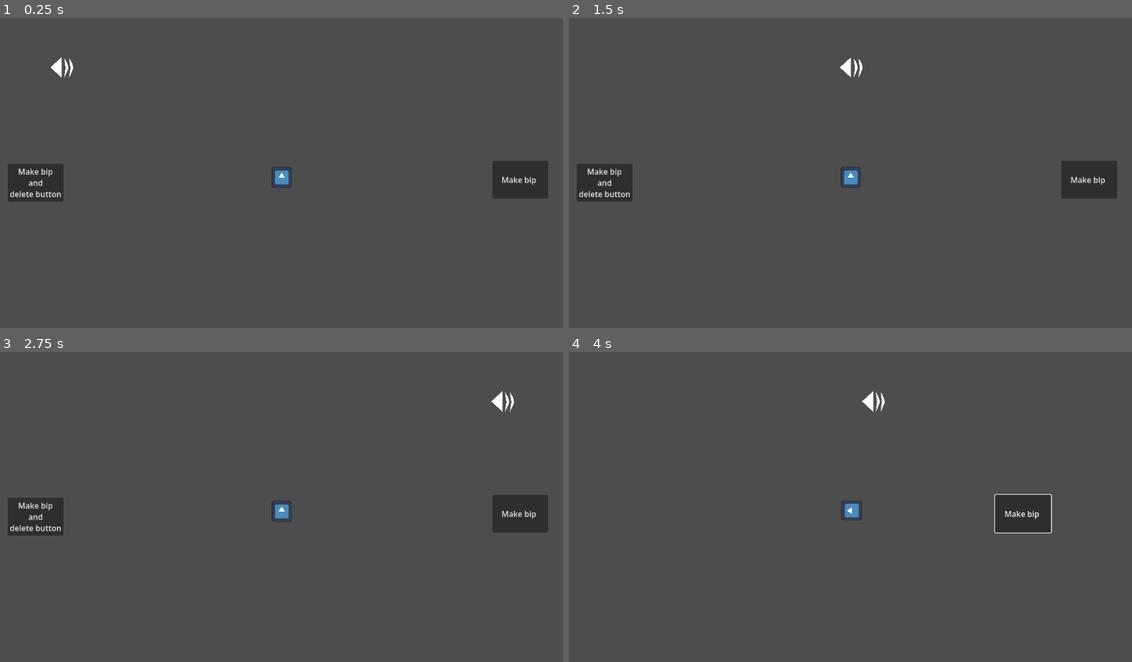
Above: before the commit, frames 1-4 (two rows, left to right).
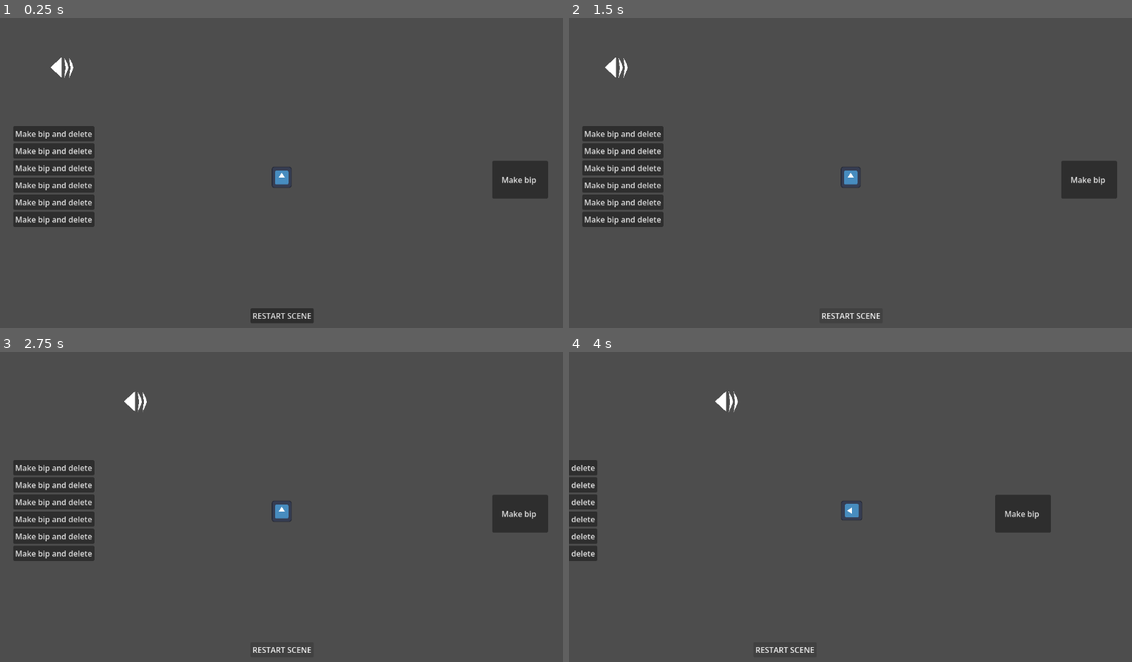
Above: after the commit, the same moments.

Repository: eliasescalante/GJ_godot_2026
Game: Godot game, scene res://src/scenes/world/world_test_driann/drian_test.tscn
The game is run twice, just before and just after one commit, with the same random seed, the same clock (stepped at 60 frames per second) and the same inputs. This scene is started directly instead of the project's main scene. The engine's default icon, where the game draws it, is replaced by a stand-in: a white triangle on a blue panel in a dark square. Sound files missing from this copy of the repository are replaced by a short silence.
Inputs (mouse positions are in pixels of both pictures, inside the frame that each line leads up to):
- Up to frame 1 (0.25 s): no input
- Up to frame 2 (1.5 s): click "Make bip" at 0.5 s; click (850, 315) at 1.25 s, where only the run after the commit has a clickable "RESTART SCENE"
- Up to frame 3 (2.75 s): click (281, 649) at 2 s, where only the run after the commit has a clickable "RESTART SCENE"
- Up to frame 4 (4 s): click (850, 649) at 2.75 s, where only the run after the commit has a clickable "RESTART SCENE"; hold Right (ui_right) from 3.53 s (still down)

The runs differ from the first frame. In frame 1, 3.9% of the frame differs, in the area x 1-56%, y 34-99%; in frame 2, 3.7%; in frame 3, 3.7%; in frame 4, 1.8%.

Commit message:
audio manager listo y testeado

Diff:
--- a/src/scenes/world/world_test_driann/button.gd
+++ b/src/scenes/world/world_test_driann/button.gd
@@ -3,12 +3,13 @@
 @export var bip_sfx: AudioStreamPlayer2D
 @export var delete_on_pressed: bool
 @export var play_detached: bool
+@export var sfx_start_offset: float = 1.5
 
 func _on_pressed() -> void:
 
 	if play_detached:
-		AudioManager.play_detached_2d_sfx(bip_sfx, global_position)
+		AudioManager.play_detached_2d_sfx(bip_sfx, global_position, sfx_start_offset)
 	else:
-		bip_sfx.play(2)
+		bip_sfx.play(sfx_start_offset)
 
 	if delete_on_pressed: queue_free()
--- a/src/scenes/world/world_test_driann/drian_test.tscn
+++ b/src/scenes/world/world_test_driann/drian_test.tscn
@@ -50,6 +50,15 @@
 	play()
 "
 
+[sub_resource type="GDScript" id="GDScript_2g6n6"]
+resource_name = "restart biutton"
+script/source = "extends Button
+
+
+func _on_pressed() -> void:
+	get_tree().reload_current_scene()
+"
+
 [node name="DrianTest" type="Node" unique_id=413712403]
 
 [node name="Player" parent="." unique_id=2066801081 instance=ExtResource("1_1m823")]
@@ -80,20 +89,102 @@
 position = Vector2(40, 1)
 polygon = PackedVector2Array(-8, 0, -11, -10, -17, -21, -14, 0, -17, 21, -12, 10)
 
-[node name="ButtonLeft" type="Button" parent="." unique_id=735686070 node_paths=PackedStringArray("bip_sfx")]
-offset_left = -560.0
-offset_top = -26.0
-offset_right = -446.0
-offset_bottom = 51.0
-text = "Make bip
-and
-delete button"
-script = ExtResource("2_3tqu7")
-bip_sfx = NodePath("TestBid2D")
-delete_on_pressed = true
-play_detached = true
-
-[node name="TestBid2D" type="AudioStreamPlayer2D" parent="ButtonLeft" unique_id=834390917]
+[node name="VBoxContainer" type="VBoxContainer" parent="." unique_id=1288373812]
+offset_left = -549.0
+offset_top = -103.0
+offset_right = -383.0
+offset_bottom = 136.0
+
+[node name="ButtonLeft" type="Button" parent="VBoxContainer" unique_id=735686070 node_paths=PackedStringArray("bip_sfx")]
+layout_mode = 2
+text = "Make bip and delete"
+script = ExtResource("2_3tqu7")
+bip_sfx = NodePath("TestBid2D")
+delete_on_pressed = true
+play_detached = true
+sfx_start_offset = 2.0
+
+[node name="TestBid2D" type="AudioStreamPlayer2D" parent="VBoxContainer/ButtonLeft" unique_id=834390917]
+stream = ExtResource("2_npas0")
+volume_db = 15.668
+pitch_scale = 4.0
+attenuation = 12.125693
+panning_strength = 3.0
+
+[node name="ButtonLeft2" type="Button" parent="VBoxContainer" unique_id=373053555 node_paths=PackedStringArray("bip_sfx")]
+layout_mode = 2
+text = "Make bip and delete"
+script = ExtResource("2_3tqu7")
+bip_sfx = NodePath("TestBid2D")
+delete_on_pressed = true
+play_detached = true
+sfx_start_offset = 2.0
+
+[node name="TestBid2D" type="AudioStreamPlayer2D" parent="VBoxContainer/ButtonLeft2" unique_id=55024430]
+stream = ExtResource("2_npas0")
+volume_db = 15.668
+pitch_scale = 4.0
+attenuation = 12.125693
+panning_strength = 3.0
+
+[node name="ButtonLeft3" type="Button" parent="VBoxContainer" unique_id=53701224 node_paths=PackedStringArray("bip_sfx")]
+layout_mode = 2
+text = "Make bip and delete"
+script = ExtResource("2_3tqu7")
+bip_sfx = NodePath("TestBid2D")
+delete_on_pressed = true
+play_detached = true
+sfx_start_offset = 2.0
+
+[node name="TestBid2D" type="AudioStreamPlayer2D" parent="VBoxContainer/ButtonLeft3" unique_id=1463191370]
+stream = ExtResource("2_npas0")
+volume_db = 15.668
+pitch_scale = 4.0
+attenuation = 12.125693
+panning_strength = 3.0
+
+[node name="ButtonLeft4" type="Button" parent="VBoxContainer" unique_id=806944062 node_paths=PackedStringArray("bip_sfx")]
+layout_mode = 2
+text = "Make bip and delete"
+script = ExtResource("2_3tqu7")
+bip_sfx = NodePath("TestBid2D")
+delete_on_pressed = true
+play_detached = true
+sfx_start_offset = 2.0
+
+[node name="TestBid2D" type="AudioStreamPlayer2D" parent="VBoxContainer/ButtonLeft4" unique_id=1288973437]
+stream = ExtResource("2_npas0")
+volume_db = 15.668
+pitch_scale = 4.0
+attenuation = 12.125693
+panning_strength = 3.0
+
+[node name="ButtonLeft5" type="Button" parent="VBoxContainer" unique_id=137141035 node_paths=PackedStringArray("bip_sfx")]
+layout_mode = 2
+text = "Make bip and delete"
+script = ExtResource("2_3tqu7")
+bip_sfx = NodePath("TestBid2D")
+delete_on_pressed = true
+play_detached = true
+sfx_start_offset = 2.0
+
+[node name="TestBid2D" type="AudioStreamPlayer2D" parent="VBoxContainer/ButtonLeft5" unique_id=1819630800]
+stream = ExtResource("2_npas0")
+volume_db = 15.668
+pitch_scale = 4.0
+attenuation = 12.125693
+panning_strength = 3.0
+
+[node name="ButtonLeft6" type="Button" parent="VBoxContainer" unique_id=1714890854 node_paths=PackedStringArray("bip_sfx")]
+layout_mode = 2
+text = "Make bip and delete"
+script = ExtResource("2_3tqu7")
+bip_sfx = NodePath("TestBid2D")
+delete_on_pressed = true
+play_detached = true
+sfx_start_offset = 2.0
+
+[node name="TestBid2D" type="AudioStreamPlayer2D" parent="VBoxContainer/ButtonLeft6" unique_id=2084859807]
 stream = ExtResource("2_npas0")
 volume_db = 15.668
 pitch_scale = 4.0
@@ -108,6 +199,7 @@
 text = "Make bip "
 script = ExtResource("2_3tqu7")
 bip_sfx = NodePath("TestBid2D")
+sfx_start_offset = 2.5
 
 [node name="TestBid2D" type="AudioStreamPlayer2D" parent="ButtonRight" unique_id=1802121337]
 position = Vector2(114, 0)
@@ -117,6 +209,27 @@
 attenuation = 12.125693
 panning_strength = 3.0
 
+[node name="RestartButton" type="Button" parent="." unique_id=1413459357]
+anchors_preset = 7
+anchor_left = 0.5
+anchor_top = 1.0
+anchor_right = 0.5
+anchor_bottom = 1.0
+offset_left = -640.0
+offset_top = -379.0
+offset_right = -511.0
+offset_bottom = -348.0
+grow_horizontal = 2
+grow_vertical = 0
+text = "RESTART SCENE"
+script = SubResource("GDScript_2g6n6")
+
 [connection signal="finished" from="MovingAudio/AudioStreamPlayer2D" to="MovingAudio/AudioStreamPlayer2D" method="_on_finished"]
-[connection signal="pressed" from="ButtonLeft" to="ButtonLeft" method="_on_pressed"]
+[connection signal="pressed" from="VBoxContainer/ButtonLeft" to="VBoxContainer/ButtonLeft" method="_on_pressed"]
+[connection signal="pressed" from="VBoxContainer/ButtonLeft2" to="VBoxContainer/ButtonLeft2" method="_on_pressed"]
+[connection signal="pressed" from="VBoxContainer/ButtonLeft3" to="VBoxContainer/ButtonLeft3" method="_on_pressed"]
+[connection signal="pressed" from="VBoxContainer/ButtonLeft4" to="VBoxContainer/ButtonLeft4" method="_on_pressed"]
+[connection signal="pressed" from="VBoxContainer/ButtonLeft5" to="VBoxContainer/ButtonLeft5" method="_on_pressed"]
+[connection signal="pressed" from="VBoxContainer/ButtonLeft6" to="VBoxContainer/ButtonLeft6" method="_on_pressed"]
 [connection signal="pressed" from="ButtonRight" to="ButtonRight" method="_on_pressed"]
+[connection signal="pressed" from="RestartButton" to="RestartButton" method="_on_pressed"]
--- a/src/scripts/AudioManager.gd
+++ b/src/scripts/AudioManager.gd
@@ -15,7 +15,7 @@
 	player.play()
 
 ## Reproduce un sfx en la posicion 2d correcta aunque su parent ya no este instanciado
-func play_detached_2d_sfx(stream_player_2d: AudioStreamPlayer2D, position: Vector2) -> void:
+func play_detached_2d_sfx(stream_player_2d: AudioStreamPlayer2D, position: Vector2, start_time: float = 0.0) -> void:
 	if not stream_player_2d:
 		push_warning("Stream_player_2d not assigned.")
 		return
@@ -23,5 +23,6 @@
 	var sfx_clone := stream_player_2d.duplicate() as AudioStreamPlayer2D
 	add_child(sfx_clone)
 	sfx_clone.global_position = position
-	sfx_clone.play()
+
+	sfx_clone.play(start_time)
 	sfx_clone.finished.connect(sfx_clone.queue_free)
